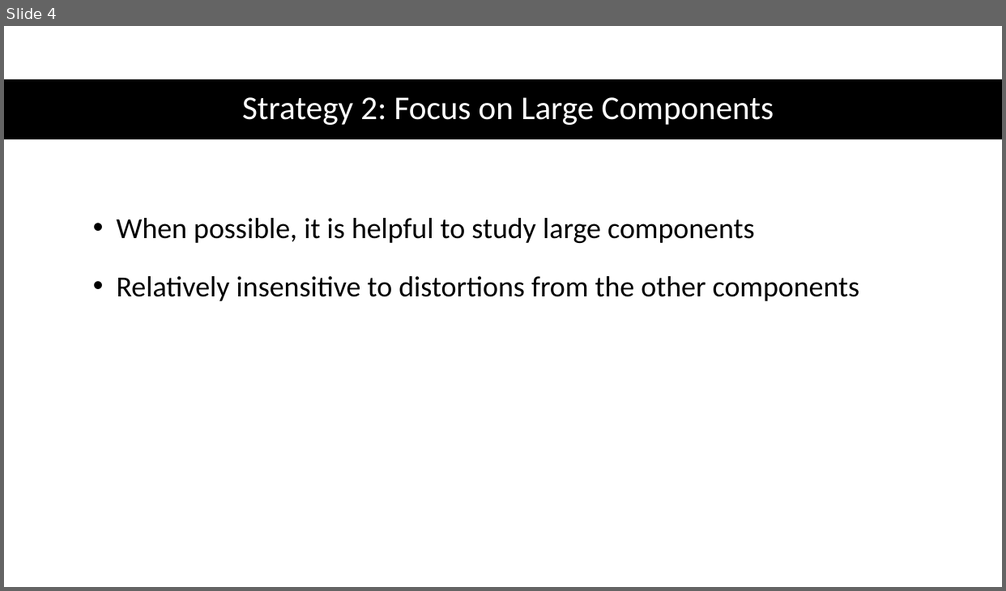
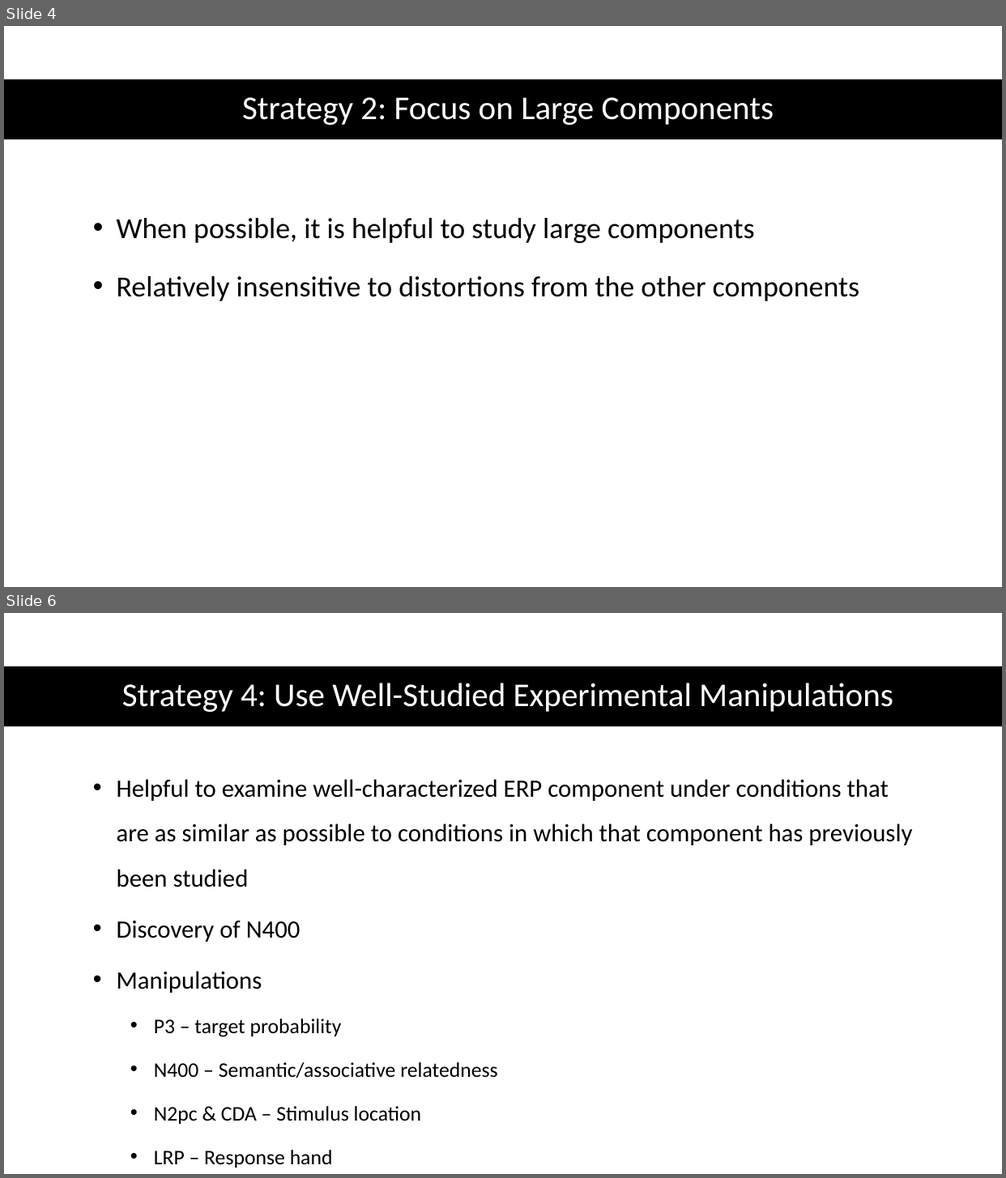
Before and after one commit to clararhee/summer-study, a slide deck: summer-study/EEG/ppt/Chapter4_part1.pptx. Shown one above the other, each under a label of ours: slide 4 before the commit, slides 4 and 6 after it; the slides between them are not shown. The pictures are 1006x591 and 1006x1178 pixels, drawn with LibreOffice and Linux fonts; fonts in the diff are those of the drawing. Boxes give left, top, right and bottom in pixels: in the first picture for what was removed or moved away, otherwise in the second. Text is boxed around its words. In the diff, an @@ line names an element or a change of style, - is before the commit and + after.

```diff
--- a/summer-study/EEG/ppt/Chapter4_part1.pptx
+++ b/summer-study/EEG/ppt/Chapter4_part1.pptx
@@ slide 6 added at [4, 613, 1002, 1174], background #FFFFFF @@
@@ rectangle added at [4, 666, 1002, 726], fill #000000 @@
@@ title added at [122, 683, 893, 712], 32 pt, text #FFFFFF @@
+Strategy 4: Use Well-Studied Experimental Manipulations
@@ text added at [117, 779, 912, 1168], 24 pt, text #000000 @@
+• Helpful to examine well-characterized ERP component under conditions that are as similar as possible to conditions in which that component has previously been studied
+• Discovery of N400
+• Manipulations
+  • P3 – target probability
+  • N400 – Semantic/associative relatedness
+  • N2pc & CDA – Stimulus location
+  • LRP – Response hand
```
Also in this commit, not shown: 1 slide changed, 2 other slides added.
